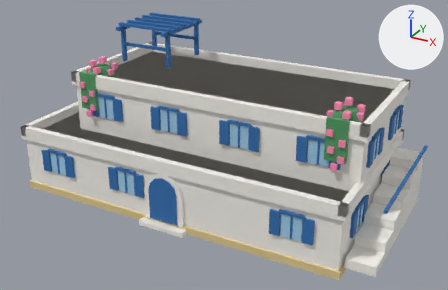
The Blender file assets/managed-models/buildings/house-2x1-2f-aegean-a/house-2x1-2f-aegean-a.blend, before and after one commit.
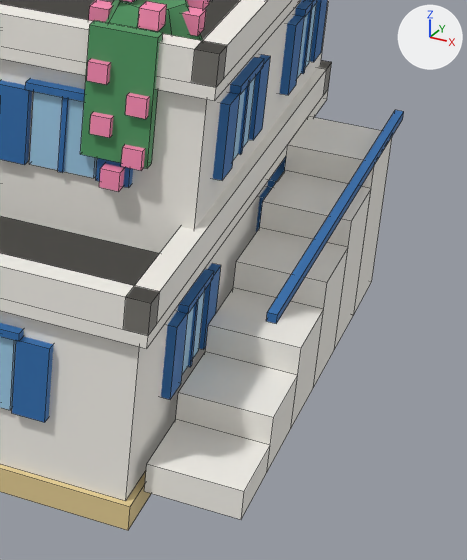
Each version is shown whole from a 50 mm lens placed at (1.49, -2.69, 1.64), pointed at (0.03, -0.04, 0.32), then close up on the part from 66% to 100% of the width and 38% to 100% of the height. Lighting does not change. The marker at upper right points along +X, +Y and +Z. The older version's two pictures come first. The close-ups show mesh edges as thin lines.

Names of what the first close-up shows: 'house-2x1-2f-aegean-a'.
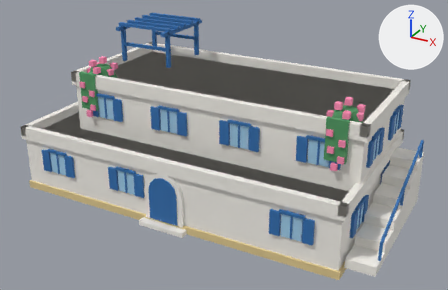
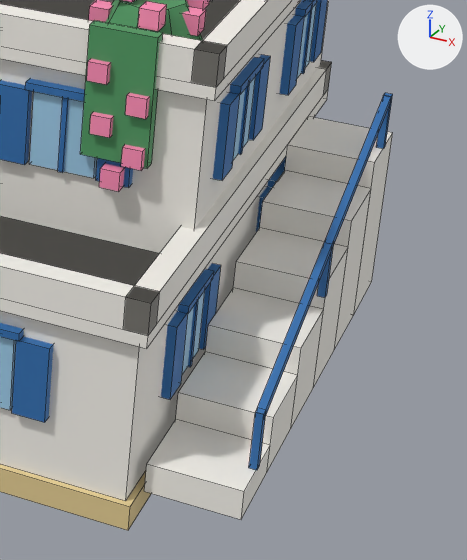
The edits, one by one:
me_house_2x1_2f_aegean_a is used by ob_house_2x1_2f_aegean_a; location (0.0, 0.0, 0.0).
me_house_2x1_2f_aegean_a had 1468 vertices, 1092 faces and spanned x -1.0..0.99, y -0.5..0.5, z 0.0..0.87.
me_house_2x1_2f_aegean_a now has 1492 vertices, 1110 faces and spans x -1.0..0.99, y -0.5..0.5, z 0.0..0.87.
me_house_2x1_2f_aegean_a part 1: the loose piece of 8 vertices spanning x 0.97..0.99, y -0.35..0.43, z 0.32..0.33 is turned 19.7 degrees about the x axis through its middle and scaled by 0.885, then moved by (0.0, -0.07, -0.04).
me_house_2x1_2f_aegean_a part 2: a new loose piece, a box spanning x 0.974..0.986, y -0.356..-0.344, z 0.087..0.179, in mat_m_house_2x1_2f_aegean_a.
me_house_2x1_2f_aegean_a part 3: a new loose piece, a box spanning x 0.974..0.986, y -0.031..-0.019, z 0.203..0.295, in mat_m_house_2x1_2f_aegean_a.
me_house_2x1_2f_aegean_a part 4: a new loose piece, a box spanning x 0.974..0.986, y 0.294..0.306, z 0.32..0.412, in mat_m_house_2x1_2f_aegean_a.

Changed parts and their boxes (x1, y1, x2, y2) in the close-ups (467 x 560 px; the box of a moved part takes in the faces that stretch with it):
'house-2x1-2f-aegean-a', reshaped: before (0, 0, 404, 530); after (0, 0, 393, 530)
part 1 of me_house_2x1_2f_aegean_a, moved or reshaped: before (266, 110, 404, 324); after (256, 96, 391, 417)
part 2 of me_house_2x1_2f_aegean_a, added (blue): after (249, 411, 266, 470)
part 3 of me_house_2x1_2f_aegean_a, added: after (317, 241, 334, 298)
part 4 of me_house_2x1_2f_aegean_a, added: after (376, 93, 393, 149)
